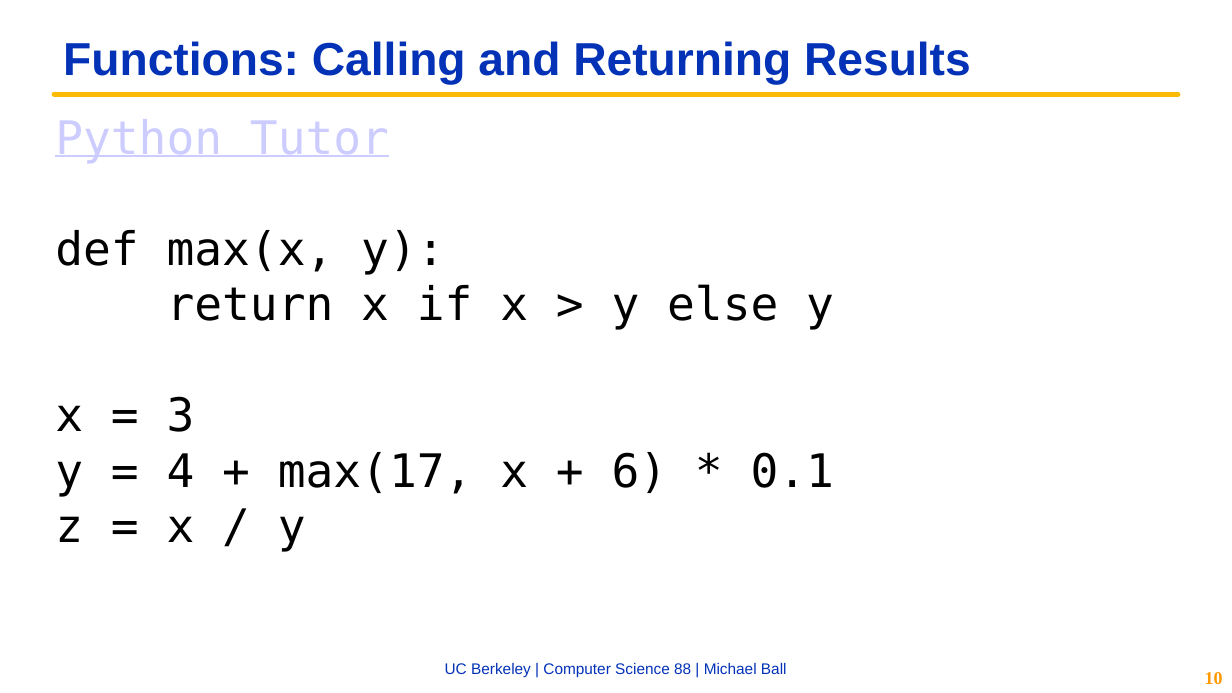
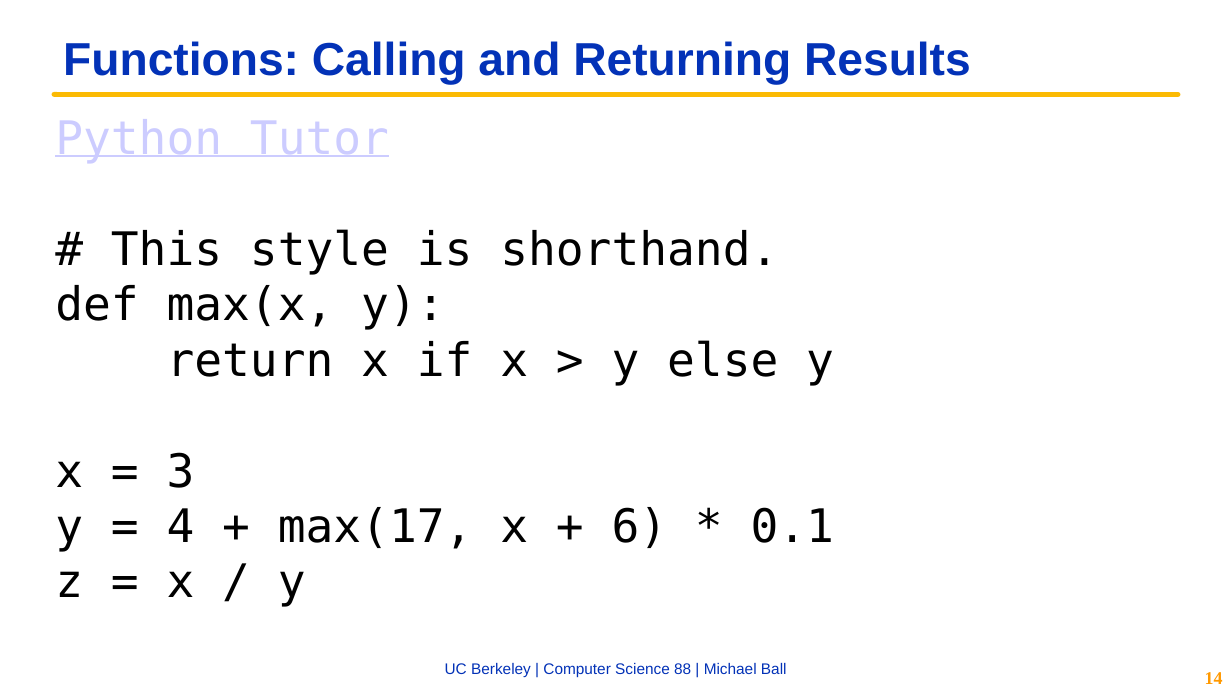
Before and after one commit to cs88-website/fa22, a slide deck: slide 14 of assets/slides/fa22/03-Loops.pptx (slide 10 before the commit). Drawn at 1232x693 pixels with LibreOffice and Linux fonts; fonts in the diff are those of the drawing; background and template pictures are left out. Boxes give left, top, right and bottom in pixels: in the first picture for what was removed or moved away, otherwise in the second. Text is boxed around its words. In the diff, an @@ line names an element or a change of style, - is before the commit and + after.

```diff
--- a/assets/slides/fa22/03-Loops.pptx
+++ b/assets/slides/fa22/03-Loops.pptx
@@ text at bbox=[111, 229, 778, 275]: paragraph added @@
+# This style is shorthand.
@@ page number at bbox=[1205, 672, 1223, 684]: text changed @@
-10
+14
```
Also in this commit, not shown: 9 other slides changed, 6 slides added, 3 slides removed, 4 other files.
